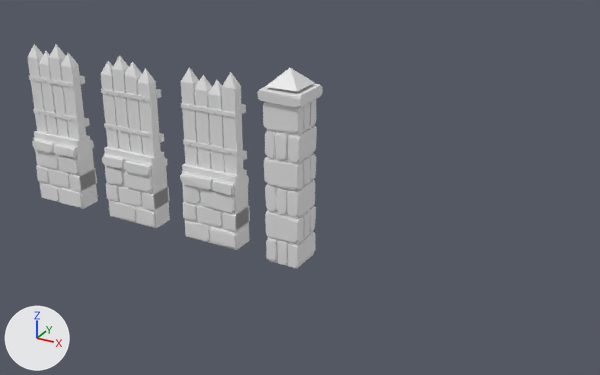
The FBX model wall-l2-concept/wall-l2-kit.fbx as it was, and as the next commit left it.
Before and after are seen from a 50 mm lens placed at (10.73, -9.98, 6.22), pointed at (5.14, 0.18, 1.14). Every picture has the same lights, and +X, +Y and +Z are marked at lower left. The older version comes first. Where no turn or scale is listed for an object, it has been applied to the vertices.

In view in the first picture: 'Wall2_Post', 'Wall2_Run_1m_A', 'Wall2_Run_1m_B', 'Wall2_Run_1m_C'.
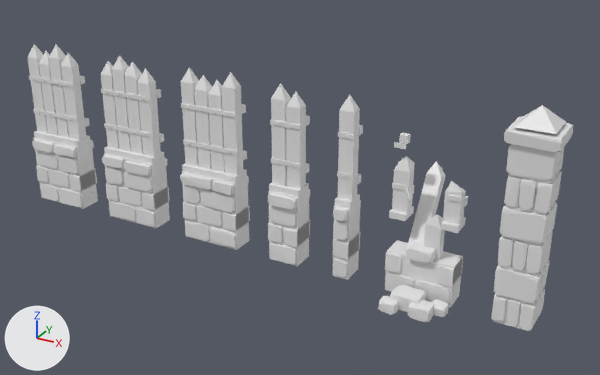
Changed parts and their boxes [x1, y1, x2, y2] in the pictures (600 x 375 px):
'Wall2_Post', moved: before [257, 68, 323, 268]; after [491, 105, 573, 331]
'Wall2_Breached_1m', added: after [378, 132, 468, 322]
'Wall2_Filler_050m', added: after [268, 83, 310, 266]
'Wall2_Filler_025m', added: after [333, 95, 363, 280]

Edits to the bpy script that builds the scene:
```text
Add me_wall2_filler_025m:
    me_wall2_filler_025m.from_pydata(...)  # 180 vertices, 192 faces; spans x 0.0..0.25, y -0.26..0.26, z 0.0..2.8
Add me_wall2_filler_050m:
    me_wall2_filler_050m.from_pydata(...)  # 243 vertices, 255 faces; spans x 0.0..0.5, y -0.26..0.26, z 0.0..2.8
Add me_wall2_breached_1m:
    me_wall2_breached_1m.from_pydata(...)  # 383 vertices, 445 faces; spans x 0.0..1.02, y -0.73..0.75, z -0.03..2.31
Change ob_wall2_post:
    ob_wall2_post.location: (4.8, 0.0, 0.0) -> (8.35, 0.0, 0.0)
Add ob_wall2_filler_025m:
    ob_wall2_filler_025m = bpy.data.objects.new('Wall2_Filler_025m', me_wall2_filler_025m)
    ob_wall2_filler_025m.location = (5.9, 0.0, 0.0)
Add ob_wall2_filler_050m:
    ob_wall2_filler_050m = bpy.data.objects.new('Wall2_Filler_050m', me_wall2_filler_050m)
    ob_wall2_filler_050m.location = (4.8, 0.0, 0.0)
Add ob_wall2_breached_1m:
    ob_wall2_breached_1m = bpy.data.objects.new('Wall2_Breached_1m', me_wall2_breached_1m)
    ob_wall2_breached_1m.location = (6.75, 0.0, 0.0)
```
